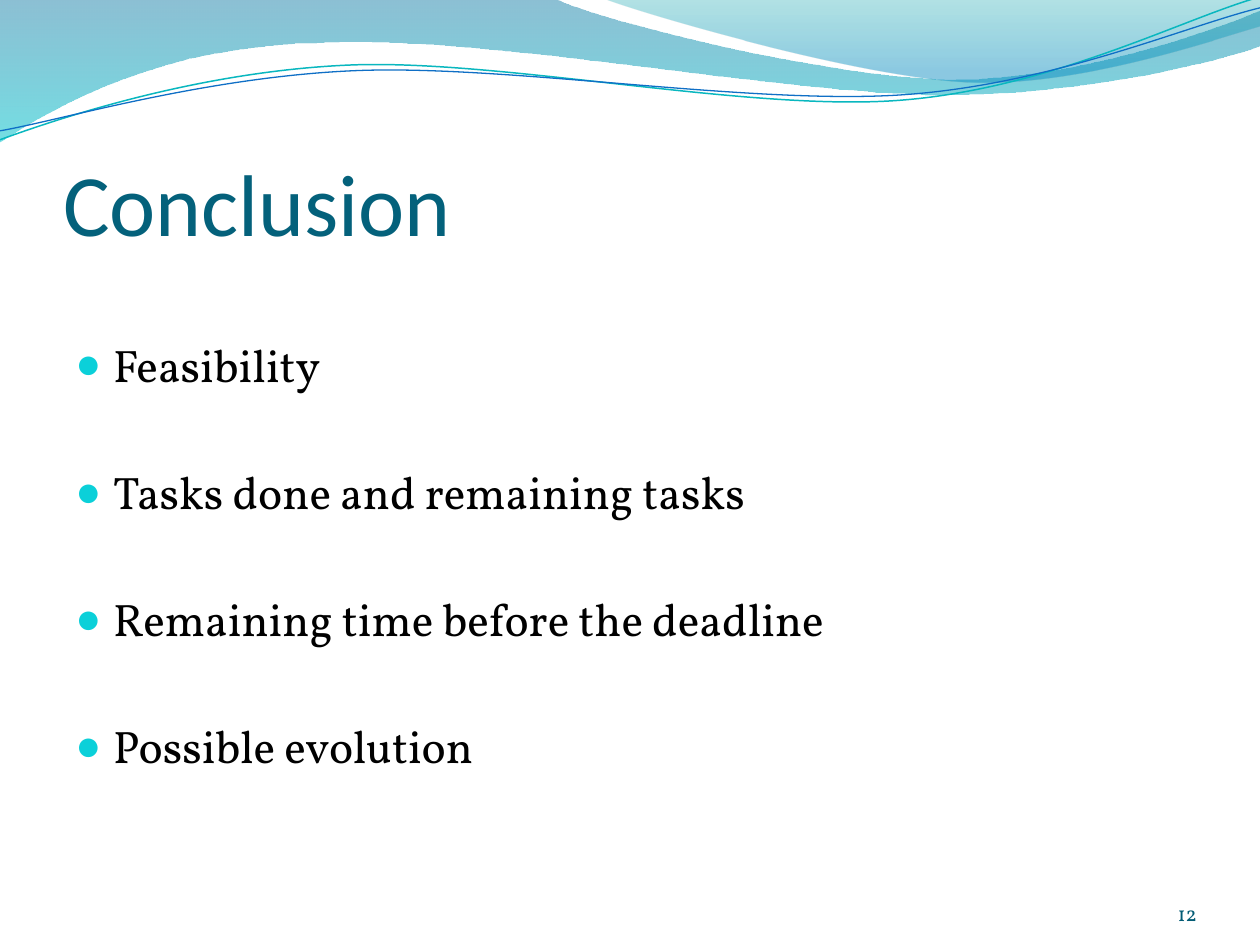
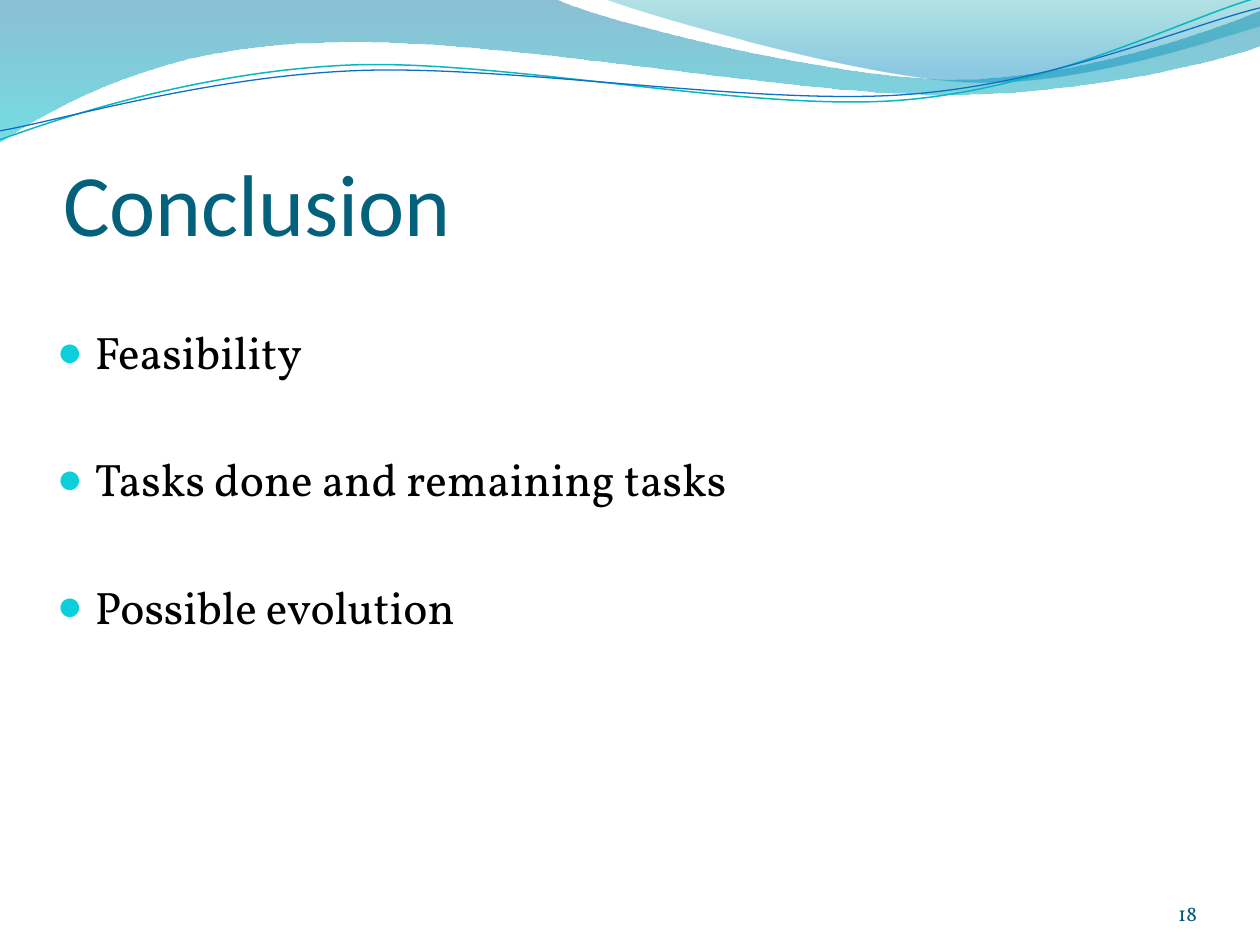
Before and after one commit to anbrous/project, a slide deck: slide 18 of Blue_weasel/blueweasel_docs/presentation/Pre-soutenance Projet Blue Weasel.pptx (slide 12 before the commit). Drawn at 1260x945 pixels with LibreOffice and Linux fonts; fonts in the diff are those of the drawing; background and template pictures are left out. Boxes give left, top, right and bottom in pixels: in the first picture for what was removed or moved away, otherwise in the second. Text is boxed around its words. In the diff, an @@ line names an element or a change of style, - is before the commit and + after.

```diff
--- a/Blue_weasel/blueweasel_docs/presentation/Pre-soutenance Projet Blue Weasel.pptx
+++ b/Blue_weasel/blueweasel_docs/presentation/Pre-soutenance Projet Blue Weasel.pptx
@@ text "Feasibility": place and size @@
-text "Feasibility" at [113,349,824,764]
+text "Feasibility" at [95,336,726,625]
@@ text at [113,603,824,648]: paragraph removed @@
-● Remaining time before the deadline
@@ page number at [1178,907,1197,921]: text changed @@
-12
+18
```
Also in this commit, not shown: 5 other slides changed, 11 slides added, 5 slides removed, 19 other files.
